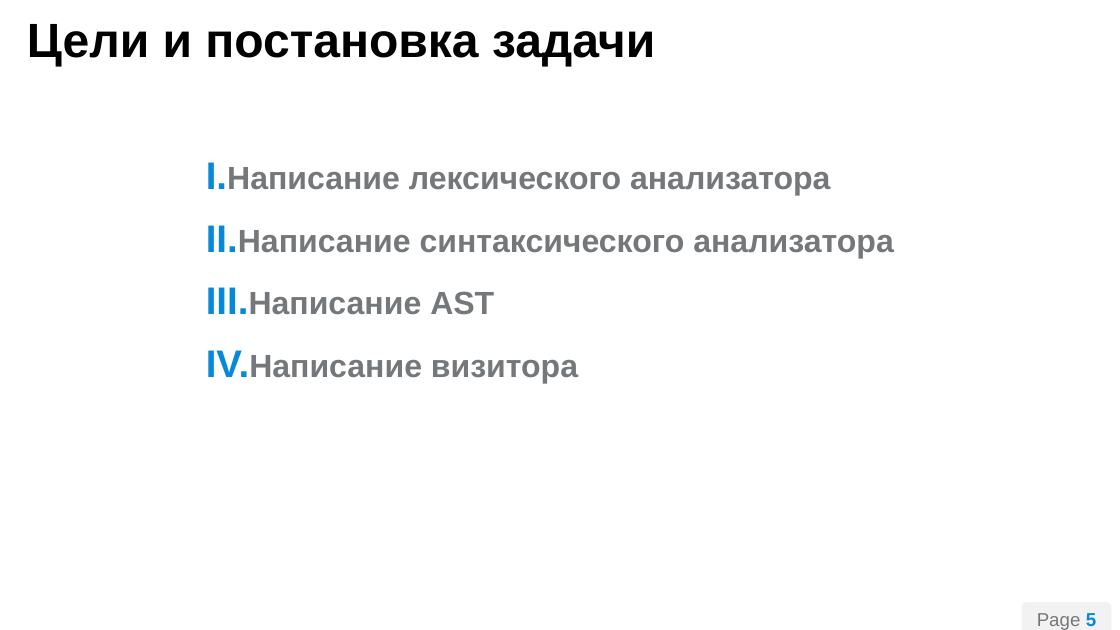
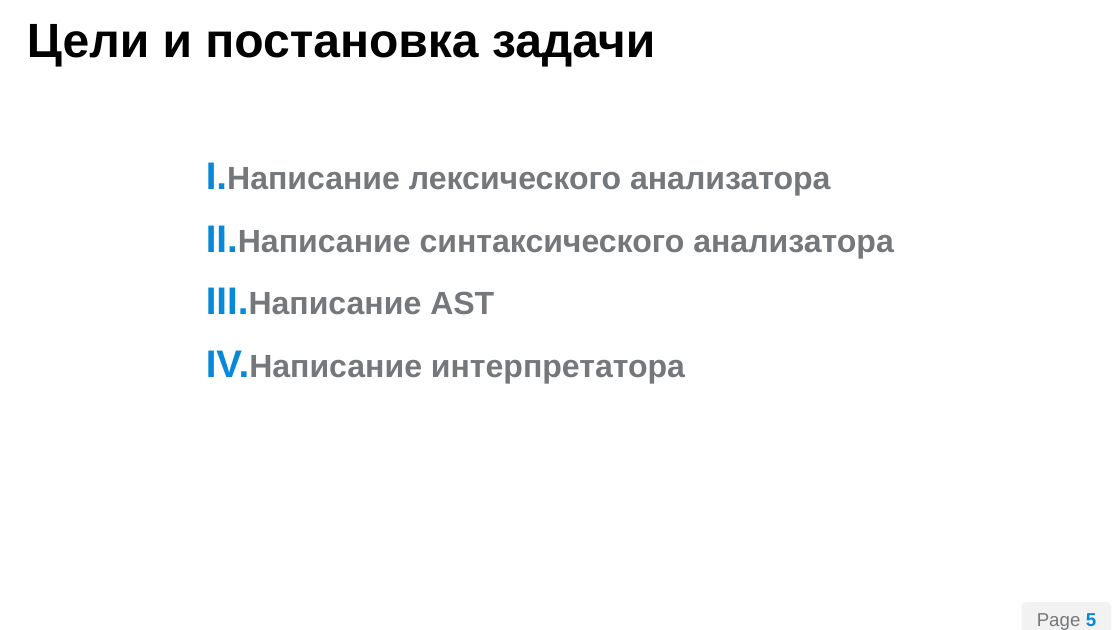
Before and after one commit to CompilerBootCamp/ProjectD, a slide deck: slide 5 of преза_Project_D_v2.pptx. Drawn at 1120x630 pixels with LibreOffice and Linux fonts; fonts in the diff are those of the drawing; background and template pictures are left out. Boxes give left, top, right and bottom in pixels: in the first picture for what was removed or moved away, otherwise in the second. Text is boxed around its words. In the diff, an @@ line names an element or a change of style, - is before the commit and + after.

```diff
--- a/преза_Project_D_v2.pptx
+++ b/преза_Project_D_v2.pptx
@@ text at (249,355,685,383): text changed @@
-IV. Написание визитора
+IV. Написание интерпретатора
```
Also in this commit, not shown: 2 other slides changed, 2 slides added, 2 slides removed.
